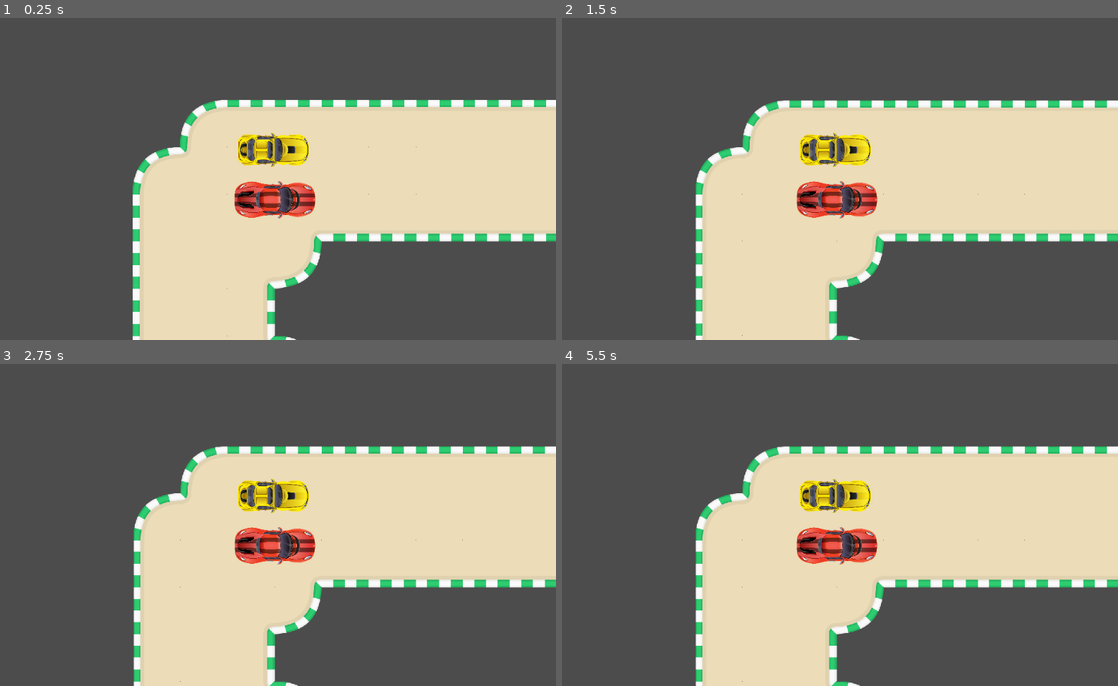
Above: before the commit, frames 1-4 (two rows, left to right).
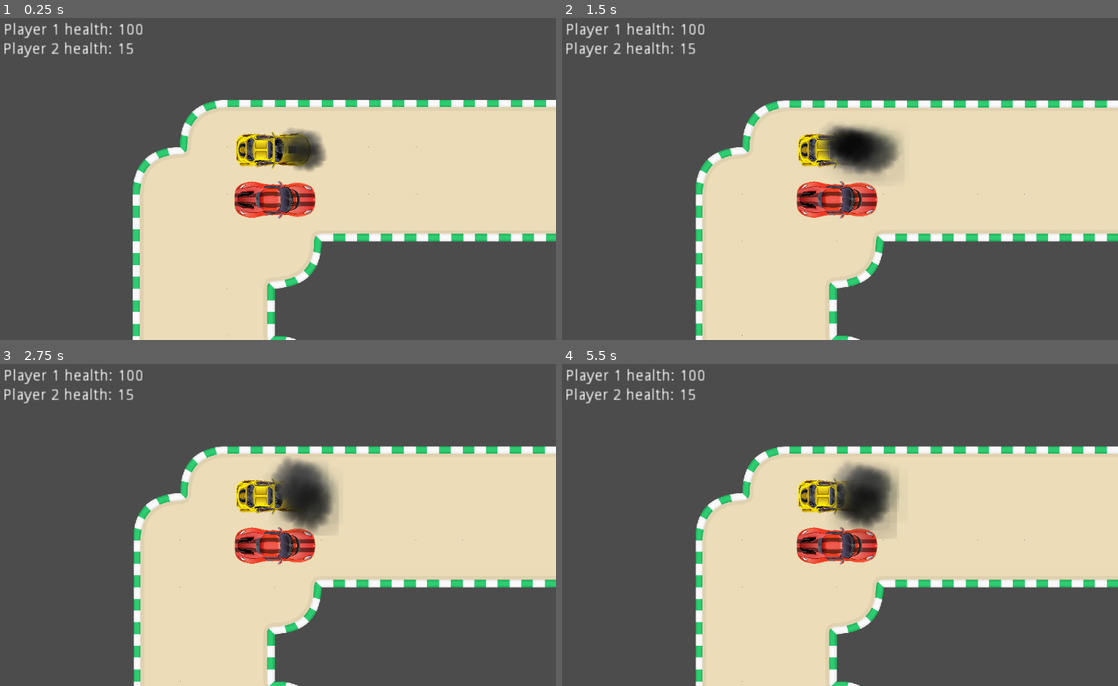
Above: after the commit, the same moments.

Repository: chaubold/simpleminiracer
Game: Godot game, scene res://map.tscn
The game is run twice, just before and just after one commit, with the same random seed, the same clock (stepped at 60 frames per second) and the same inputs.
Inputs:
- Up to frame 1 (0.25 s): no input
- Up to frame 2 (1.5 s): no input
- Up to frame 3 (2.75 s): no input
- Up to frame 4 (5.5 s): no input

The runs differ from the first frame. In frame 1, 2.0% of the frame differs, in the area x 0-59%, y 1-48%; in frame 2, 2.9%; in frame 3, 3.3%, in the area x 0-61%, y 1-54%; in frame 4, 3.3%.

Commit message:
Add particle system for smoke when health gets too low

Diff:
--- a/KinematicBody2D.gd
+++ b/KinematicBody2D.gd
@@ -22,6 +22,10 @@
 
 export (int) var player_id = 1 setget set_player_id
 
+export (int) var health = 100 setget set_health
+
+signal explode
+
 var acceleration = Vector2.ZERO
 var velocity = Vector2.ZERO
 var steer_angle
@@ -35,9 +39,29 @@
 		2:
 			var frames = preload("car_yellow_sprites.tres")
 			$AnimatedSprite.set_sprite_frames(frames)
+			$AnimatedSprite.scale *= 1.05
 			player_id = value
 		_:
 			print("Invalid player ID")
+
+func set_health(value):
+	health = value
+
+	if value > 80:
+		$AnimatedSprite.play('100')
+	elif value > 60:
+		$AnimatedSprite.play('080')
+	elif value > 40:
+		$AnimatedSprite.play('060')
+	elif value > 20:
+		$AnimatedSprite.play('040')
+	elif value > 0:
+		$AnimatedSprite.play('020')
+		$AnimatedSprite/CPUParticles2D.emitting = true
+	else:
+		$AnimatedSprite.play('020')
+		$AnimatedSprite/CPUParticles2D.emitting = true
+		emit_signal("explode")
 
 func _physics_process(delta):
 	acceleration = Vector2.ZERO
@@ -57,6 +81,9 @@
 	acceleration += drag_force + friction_force
 
 func get_input():
+	if health <= 0:
+		return
+
 	var turn = 0
 	if Input.is_action_pressed("p%s_left" % player_id):
 		turn += 1
--- a/car.tscn
+++ b/car.tscn
@@ -1,11 +1,37 @@
-[gd_scene load_steps=4 format=2]
+[gd_scene load_steps=12 format=2]
 
 [ext_resource path="res://car_red_sprites.tres" type="SpriteFrames" id=1]
+[ext_resource path="res://PNG/Car_Effects/Smoke/Smoke_000.png" type="Texture" id=2]
+[ext_resource path="res://PNG/Car_Effects/Smoke/Smoke_001.png" type="Texture" id=3]
+[ext_resource path="res://PNG/Car_Effects/Smoke/Smoke_002.png" type="Texture" id=4]
+[ext_resource path="res://PNG/Car_Effects/Smoke/Smoke_005.png" type="Texture" id=5]
 [ext_resource path="res://KinematicBody2D.gd" type="Script" id=6]
+[ext_resource path="res://PNG/Car_Effects/Smoke/Smoke_003.png" type="Texture" id=7]
+[ext_resource path="res://PNG/Car_Effects/Smoke/Smoke_004.png" type="Texture" id=8]
 
 [sub_resource type="CapsuleShape2D" id=1]
 radius = 47.7763
 height = 130.302
+
+[sub_resource type="AnimatedTexture" id=2]
+flags = 4
+frames = 6
+fps = 2.0
+frame_0/texture = ExtResource( 2 )
+frame_1/texture = ExtResource( 3 )
+frame_1/delay_sec = 0.0
+frame_2/texture = ExtResource( 4 )
+frame_2/delay_sec = 0.0
+frame_3/texture = ExtResource( 7 )
+frame_3/delay_sec = 0.0
+frame_4/texture = ExtResource( 8 )
+frame_4/delay_sec = 0.0
+frame_5/texture = ExtResource( 5 )
+frame_5/delay_sec = 0.0
+
+[sub_resource type="Gradient" id=3]
+offsets = PoolRealArray( 0, 0.576159, 1 )
+colors = PoolColorArray( 0, 0, 0, 1, 0.546358, 0.546358, 0.546358, 1, 0.936503, 0.944824, 0.701373, 1 )
 
 [node name="KinematicBody2D" type="KinematicBody2D"]
 script = ExtResource( 6 )
@@ -22,3 +48,29 @@
 scale = Vector2( 0.2, 0.2 )
 frames = ExtResource( 1 )
 animation = "100"
+
+[node name="CPUParticles2D" type="CPUParticles2D" parent="AnimatedSprite"]
+position = Vector2( -0.00120221, -332.104 )
+rotation = -1.5708
+scale = Vector2( 5, 5 )
+emitting = false
+amount = 5
+lifetime = 2.0
+speed_scale = 2.72
+randomness = 0.04
+lifetime_randomness = 0.02
+local_coords = false
+draw_order = 1
+texture = SubResource( 2 )
+emission_shape = 1
+emission_sphere_radius = 31.97
+gravity = Vector2( 0, 0 )
+initial_velocity = 5.38
+initial_velocity_random = 0.22
+angular_velocity_random = 0.11
+orbit_velocity_random = 0.09
+damping = 1.08
+damping_random = 0.09
+scale_amount = 0.2
+scale_amount_random = 0.07
+color_ramp = SubResource( 3 )
--- a/map.gd
+++ b/map.gd
@@ -13,5 +13,6 @@
 	cam.add_target($Player2)
 
 # Called every frame. 'delta' is the elapsed time since the previous frame.
-#func _process(delta):
-#	pass
+func _process(_delta):
+	$HUD/Player1Health.text = 'Player 1 health: %s' % $Player1.health
+	$HUD/Player2Health.text = 'Player 2 health: %s' % $Player2.health
--- a/map.tscn
+++ b/map.tscn
@@ -1,9 +1,10 @@
-[gd_scene load_steps=5 format=2]
+[gd_scene load_steps=6 format=2]
 
 [ext_resource path="res://car.tscn" type="PackedScene" id=1]
 [ext_resource path="res://road.tres" type="TileSet" id=2]
 [ext_resource path="res://MultiTargetCamera.tscn" type="PackedScene" id=3]
 [ext_resource path="res://map.gd" type="Script" id=4]
+[ext_resource path="res://HUD.tscn" type="PackedScene" id=5]
 
 [node name="Map" type="Node2D"]
 script = ExtResource( 4 )
@@ -21,5 +22,8 @@
 [node name="Player2" parent="." instance=ExtResource( 1 )]
 position = Vector2( -2.87436, -118.807 )
 player_id = 2
+health = 15
 
 [node name="MultiTargetCamera" parent="." instance=ExtResource( 3 )]
+
+[node name="HUD" parent="." instance=ExtResource( 5 )]
